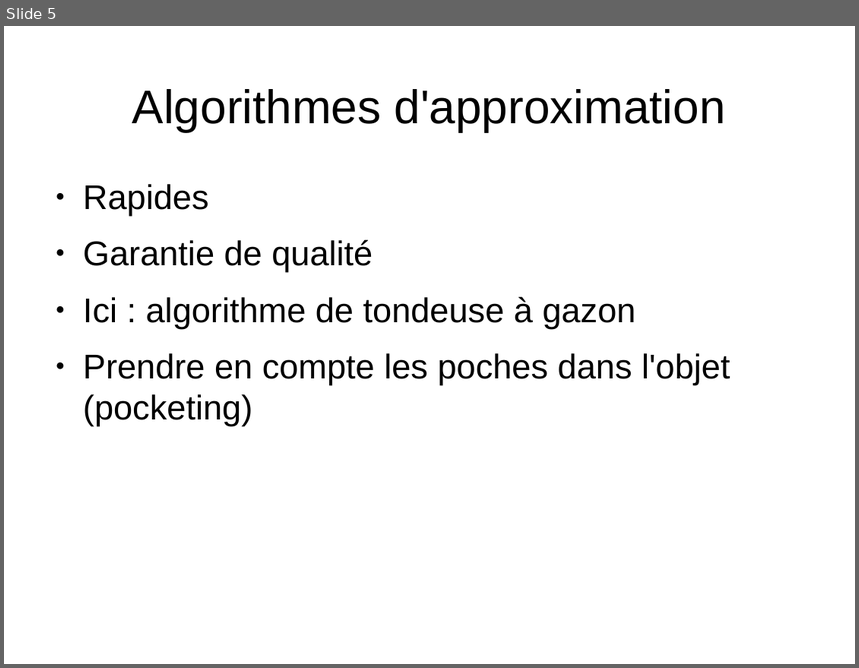
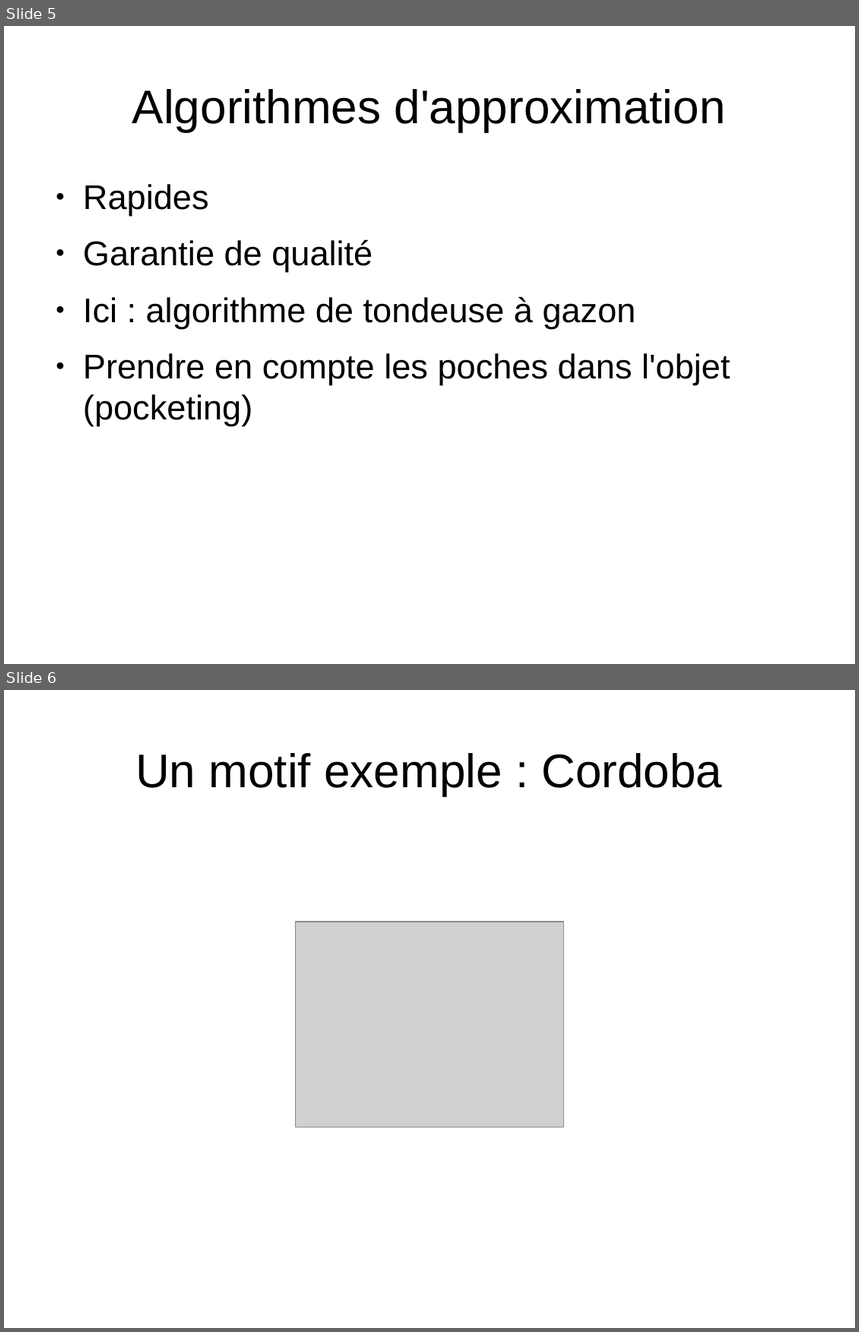
Before and after one commit to wagnerf42/Jimn, a slide deck: soutenance/soutenance.odp. Shown one above the other, each under a label of ours: slide 5 before the commit, slides 5 and 6 after it. The pictures are 859x668 and 859x1332 pixels, drawn with LibreOffice and Linux fonts; fonts in the diff are those of the drawing; grey boxes stand for pictures. Boxes give left, top, right and bottom in pixels: in the first picture for what was removed or moved away, otherwise in the second. Text is boxed around its words. In the diff, an @@ line names an element or a change of style, - is before the commit and + after.

Commit message:
motif cordoba

```diff
--- a/soutenance/soutenance.odp
+++ b/soutenance/soutenance.odp
@@ slide 6 added at [4, 690, 855, 1328], background #FFFFFF @@
@@ title added at [135, 753, 722, 796], 44 pt, text #000000 @@
+Un motif exemple : Cordoba
@@ picture added at [295, 922, 564, 1127] @@
```
Also in this commit, not shown: 14 other slides changed.
